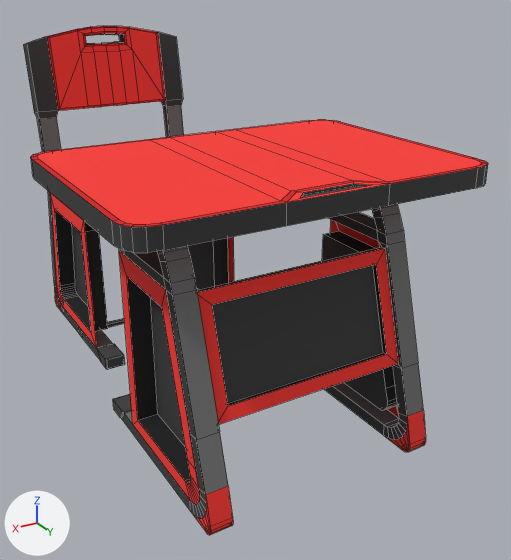
A saved change to the FBX model Pass Or Fail/Assets/Zain_Meta/Meta-Assets/Dream-School-Final/FBX/Studant Table Chair LEVEL-2-2.fbx.
The view is the same before and after, from a 50 mm camera at (1.47, 2.38, 1.96) aimed at (-0.2, -0.42, 0.56). Arrows for +X, +Y and +Z are at lower left; the lights stay in place. Mesh edges are drawn as thin lines. Where no turn or scale is listed for an object, it has been applied to the vertices. Vertices at the same position are counted once.

Objects in the first picture: 'Studant Table Chair LEVEL-2-2'.
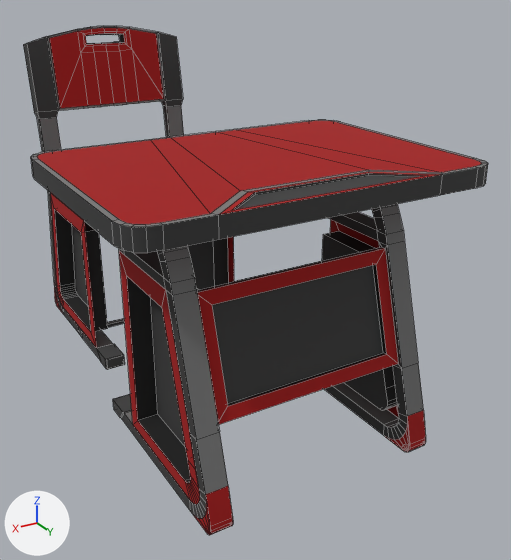
Where the change shows, as pixel boxes [x1, y1, x2, y2] in the pictures (511 x 560 px; the box of a moved part takes in the faces that stretch with it):
'Studant Table Chair LEVEL-2-2', reshaped, surface changed
    both: [23, 26, 488, 535]
part 1 of me_mesh, moved or reshaped
    both: [37, 121, 481, 250]
part 2 of me_mesh, surface changed
    both: [31, 26, 488, 535]

What the commit changed:
me_mesh has 1009 vertices, 873 faces and spans x -0.79..0.79, y -1.87..0.5, z 0.0..1.7.
me_mesh is used by ob_studant_table_chair_level_2_2; location (0.0, 0.0, 0.0).
me_mesh part 1: 18 of 1009 vertices moved; they spanned x -0.23..0.23, y 0.38..0.49, z 1.19..1.27 and now span x -0.5..0.5, y 0.3..0.49, z 1.19..1.27; mean shift (0.0, -0.04, 0.0); largest move (-0.23, 0.47, 1.27) -> (-0.5, 0.47, 1.27).
me_mesh part 2: texture (UV) coordinates of 353 of 873 faces, centred in x -0.77..0.77, y -1.87..0.5, z 0.0..1.69, changed; they spanned u 0.68..0.72, v 0.33..0.35 and now span u 0.42..0.7, v 0.13..0.34.
